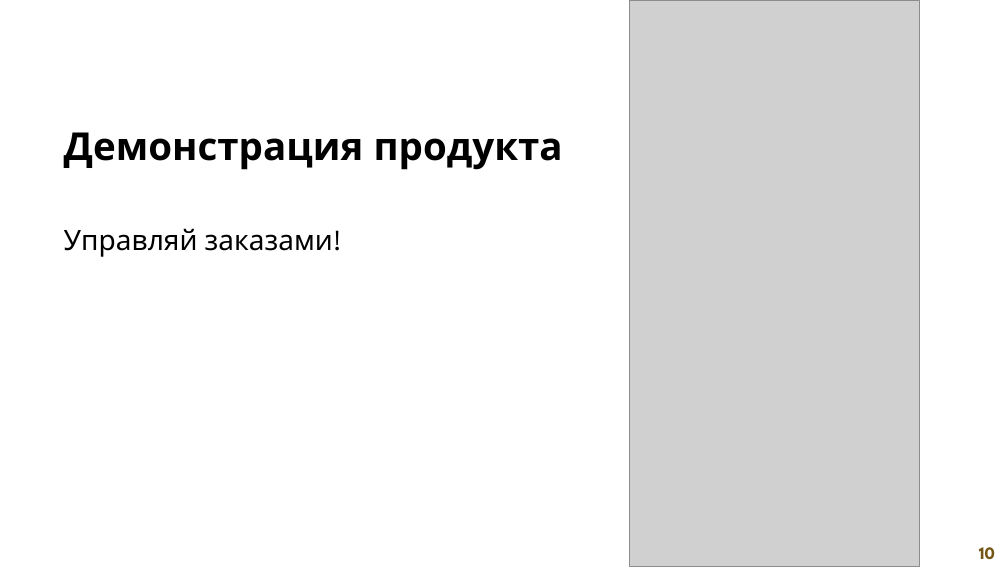
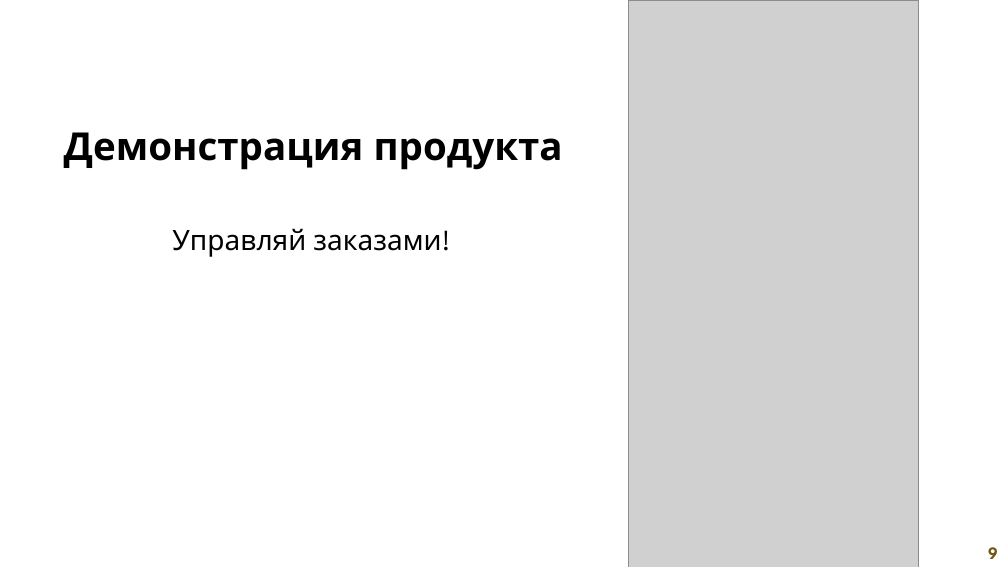
Before and after one commit to SanyaElis/ConfectioneryCostTracker, a slide deck: slide 9 of documentation/Презентация продукта.pptx (slide 10 before the commit). Drawn at 1008x567 pixels with LibreOffice and Linux fonts; fonts in the diff are those of the drawing; grey boxes stand for pictures. Boxes give left, top, right and bottom in pixels: in the first picture for what was removed or moved away, otherwise in the second. Text is boxed around its words. In the diff, an @@ line names an element or a change of style, - is before the commit and + after.

```diff
--- a/documentation/Презентация продукта.pptx
+++ b/documentation/Презентация продукта.pptx
@@ text "Управляй заказами!" at <box>172,228,441,257</box>: alignment left to centre @@
@@ text removed at <box>979,547,995,559</box> @@
-10
@@ text added at <box>988,547,998,559</box>, 20 pt, text #745716, bold @@
+9
```
Also in this commit, not shown: 13 other slides changed, 1 slide removed, 1 other file.
